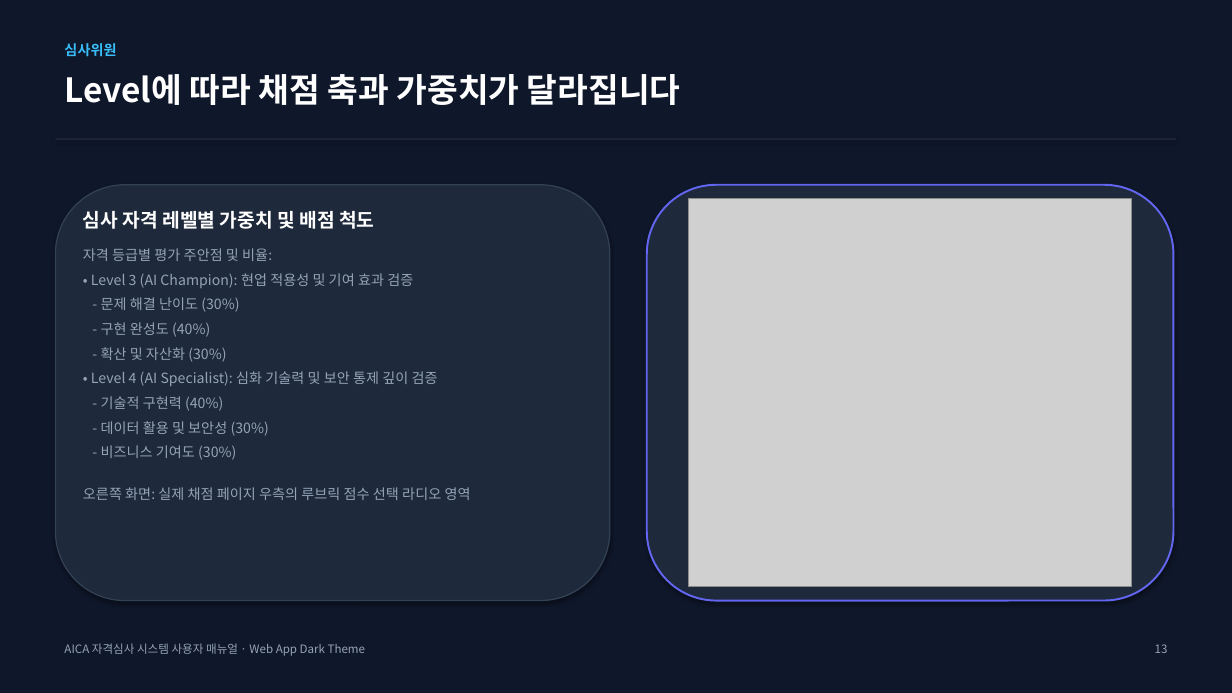
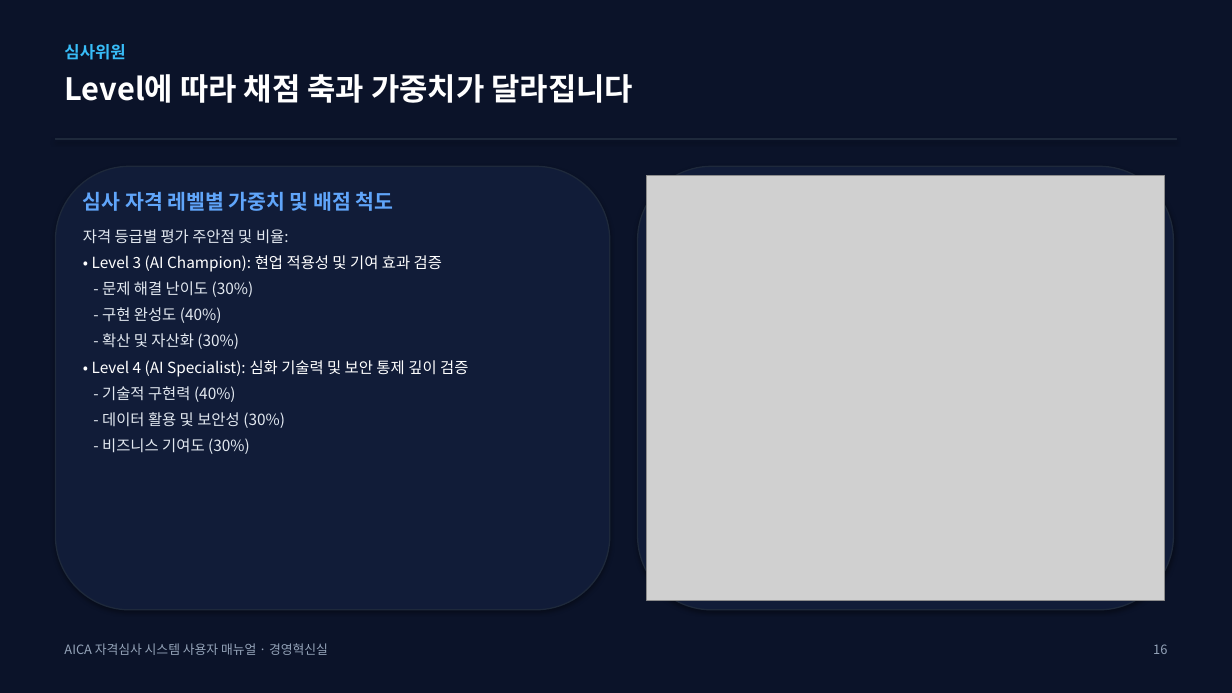
Before and after one commit to teckyun73/AICA_COMPETENCY, a slide deck: slide 16 of AICA_System_User_Manual.pptx (slide 14 before the commit). Drawn at 1232x693 pixels with LibreOffice and Linux fonts; fonts in the diff are those of the drawing; grey boxes stand for pictures. Boxes give left, top, right and bottom in pixels: in the first picture for what was removed or moved away, otherwise in the second. Text is boxed around its words. In the diff, an @@ line names an element or a change of style, - is before the commit and + after.

Commit message:
style: redesign user manual PPTX and PDF to match exact 20-page dark slate design theme of attached document

```diff
--- a/AICA_System_User_Manual.pptx
+++ b/AICA_System_User_Manual.pptx
@@ background #0F172A to #0B1329 @@
@@ text "심사위원" at [64,44,125,60]: size 11 to 13 pt @@
@@ text "Level에 따라 채점 축과 가중치가 ..." at [64,74,633,103]: size 26 to 24 pt @@
@@ rounded rectangle: place and size @@
-rounded rectangle at [55,185,610,601]
+rounded rectangle at [55,166,610,610]
@@ rounded rectangle at [55,166,610,610]: fill #1E293B to #111C38; outline #334155 1 pt to #1E293B 1 pt @@
@@ rounded rectangle: place and size @@
-rounded rectangle at [647,185,1174,601]
+rounded rectangle at [638,166,1174,610]
@@ rounded rectangle at [638,166,1174,610]: fill #1E293B to #111C38; outline #6366F1 1.5 pt to #1E293B 1 pt @@
@@ picture: place and size @@
-picture at [689,199,1132,587]
+picture at [647,176,1165,601]
@@ text "심사 자격 레벨별 가중치 및 ...": place and size @@
-text "심사 자격 레벨별 가중치 및 ..." at [83,211,471,500]
+text "심사 자격 레벨별 가중치 및 ..." at [83,191,468,454]
@@ text "심사 자격 레벨별 가중치 및 ..." at [83,191,468,454]: size 15 to 16 pt, text colour #FFFFFF to #60A5FA in "심사 자격 레벨별 가중치 및 배점 척도"; size 11 to 12 pt; text colour #94A3B8 to #E2E8F0 in "자격 등급별 평가 주안점 및 비율:", "- 문제 해결 난이도 (30%)", "- 구현 완성도 (40%)", "- 확산 및 자산화 (30%)" and 3 more places; text colour #94A3B8 to #FFFFFF in "• Level 3 (AI Champion): 현업 적용성 ...", "• Level 4 (AI Specialist): 심화 기술력 ..."; less space between paragraphs @@
@@ text at [83,487,471,500]: paragraph removed @@
-오른쪽 화면: 실제 채점 페이지 우측의 루브릭 점수 선택 라디오 영역
@@ text at [64,643,328,655]: text changed; size 9 to 10 pt @@
-AICA 자격심사 시스템 사용자 매뉴얼 · Web App Dark Theme
+AICA 자격심사 시스템 사용자 매뉴얼 · 경영혁신실
@@ text at [1153,644,1167,654]: text changed; size 9 to 10 pt @@
-13
+16
```
Also in this commit, not shown: 15 other slides changed, 4 slides added, 1 slide removed, 23 other files.
